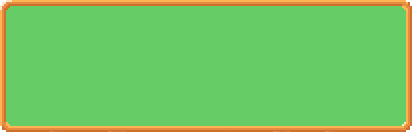
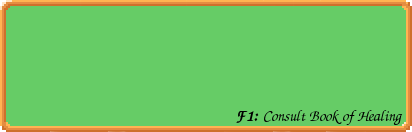
Layer changes from the first 412px x 132px image to the second:
added layer "F1: Consult Book of Healing" above "Pasted Layer" over left=236, top=110, right=403, bottom=125
